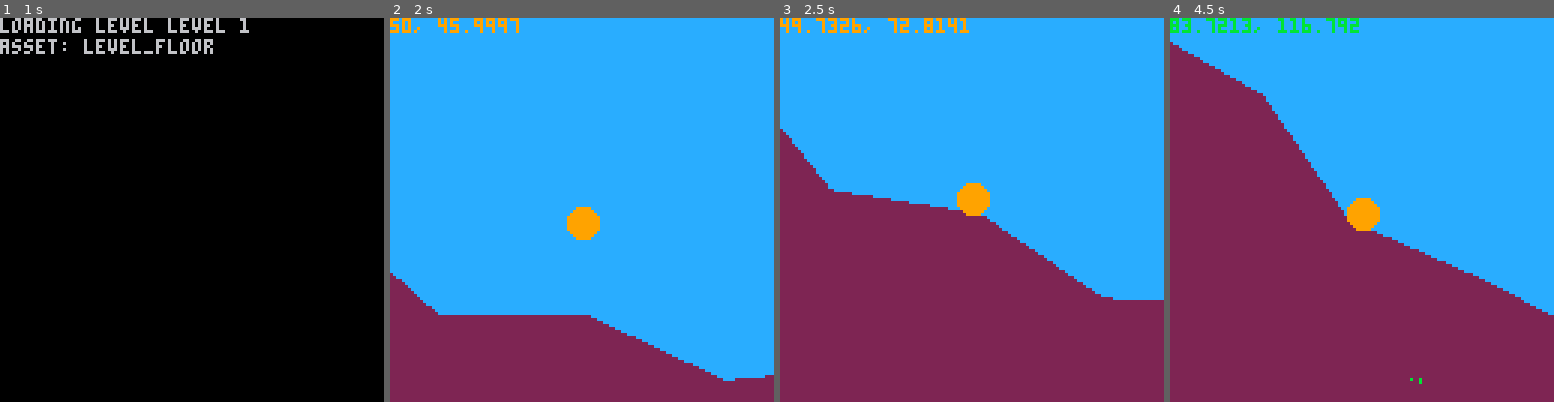
Above: before the commit, frames 1-4 (left to right).
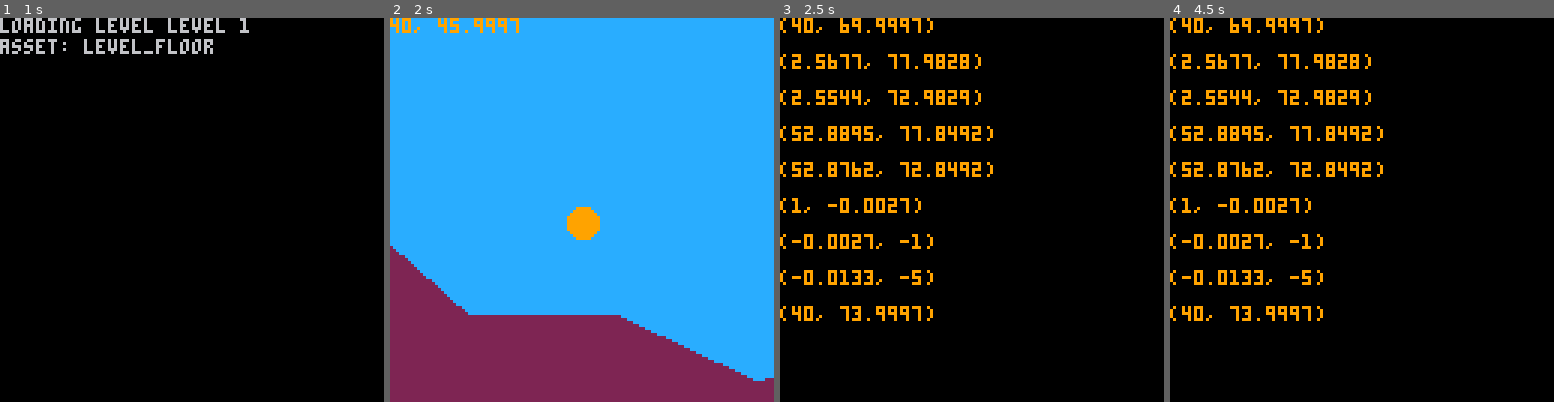
Above: after the commit, the same moments.

Repository: ajbowen249/pico_rico
Game: PICO-8 cartridge pico_rico.p8
Two runs of this game, one before a commit and one after it. Both use one fixed random seed, a clock stepped at 60 frames per second and the inputs below.
Inputs:
- Up to frame 1 (1 s): tap X (X key) at 0.33, 0.7 s
- Up to frame 2 (2 s): tap O (Z key) at 1.07, 1.8 s; tap X (X key) at 1.43 s
- Up to frame 3 (2.5 s): hold Right from 2.33 s (still down); tap O (Z key) at 2.43 s
- Up to frame 4 (4.5 s): tap X (X key) every 0.52 s from 2.58 to 4.13 s; tap O (Z key) at 3.07, 3.7, 4.33 s; release Right at 3.33 s; hold Right 3.38-4.22 s; hold Up from 4.27 s (still down)

Frame 1 is identical in both runs. In frame 2, 2.5% of the frame differs, in the area x 0-100%, y 0-95%; in frame 3, 100%; in frame 4, 100%, in the area x 0-100%, y 0-100%.

Commit message:
found problem read full message
Intersection is imprecise. Checked coordinates in blender for a basic
case where it claimed there was no intersection, and blender says they
do and that it's the exact right spot. Going to mess with intersection.

Diff:
--- a/pico_rico.p8
+++ b/pico_rico.p8
@@ -743,13 +743,15 @@
 
       local seg_p1 = closest_hit.segment.p1:add(project_vector)
       local seg_p2 = closest_hit.segment.p2:add(project_vector)
-      local new_point = line_line_intersect(seg_p1, seg_p2, self.location, collider.circle2.center)[1]
+      local new_point = segment_segment_intersect(seg_p1, seg_p2, self.location, collider.circle2.center)[1]
 
       if new_point == nil then
         cls()
         print("(" .. self.location.x .. ", " .. self.location.y .. ")\n")
         print("(" .. closest_hit.segment.p1.x .. ", " .. closest_hit.segment.p1.y .. ")\n")
+        print("(" .. seg_p1.x .. ", " .. seg_p1.y .. ")\n")
         print("(" .. closest_hit.segment.p2.x .. ", " .. closest_hit.segment.p2.y .. ")\n")
+        print("(" .. seg_p2.x .. ", " .. seg_p2.y .. ")\n")
         print("(" .. plane_normal.x .. ", " .. plane_normal.y .. ")\n")
         print("(" .. project_direction.x .. ", " .. project_direction.y .. ")\n")
         print("(" .. project_direction:mul(self.size).x .. ", " .. project_direction:mul(self.size).y .. ")\n")
@@ -757,7 +759,16 @@
         stop()
       end
 
+      if new_point == nil then
+        new_point = collider.circle2.center
+      end
+
       local distance_ratio = get_point_distance(new_point, self.location) / get_point_distance(collider.circle2.center, self.location)
+
+      -- improve: whyyyyyyyyyyyyy
+      if distance_ratio > 1 then
+        distance_ratio = 1
+      end
 
       local deflection = reflect_vector_against(
         -- negating velocity because we're thinking of it as the point hovering above the plane rather than the direction we're pointing
@@ -765,7 +776,27 @@
         closest_hit.segment.p2:sub(closest_hit.segment.p1):normal()
       ):normal():mul(1 - distance_ratio)
 
+      if deflection:len() > rico_max_speed then
+        deflection = deflection:normal():mul(rico_max_speed)
+      end
+
       next_velocity = next_velocity:mul(distance_ratio):add(deflection)
+
+      if new_point:add(deflection).x < 0 then
+        cls()
+        print("(" .. self.location.x .. ", " .. self.location.y .. ")\n")
+        print("(" .. collider.circle2.center.x .. ", " .. collider.circle2.center.y .. ")\n")
+        print("(" .. new_point.x .. ", " .. new_point.y .. ")\n")
+        print("(" .. new_point:add(deflection).x .. ", " .. new_point:add(deflection).y .. ")\n")
+        print("" .. collider.circle2.center:sub(self.location):len() .. "\n")
+        print("(" .. closest_hit.segment.p1.x .. ", " .. closest_hit.segment.p1.y .. ")\n")
+        print("(" .. closest_hit.segment.p2.x .. ", " .. closest_hit.segment.p2.y .. ")\n")
+        print("(" .. plane_normal.x .. ", " .. plane_normal.y .. ")\n")
+        print("(" .. deflection.x .. ", " .. deflection.y .. ")\n")
+        print("" .. distance_ratio .. "\n")
+        stop()
+      end
+
       self.location = new_point:add(deflection)
       self.contact = closest_hit
     end,
@@ -803,7 +834,7 @@
   level_state.camera = new_camera(-70, -70)
   level_state.initialized = true
   level_state.ricos = {
-    new_rico(5, new_point(50, -40), 9),
+    new_rico(5, new_point(40, -40), 9),
   }
 
   level_state.rotation = 0
